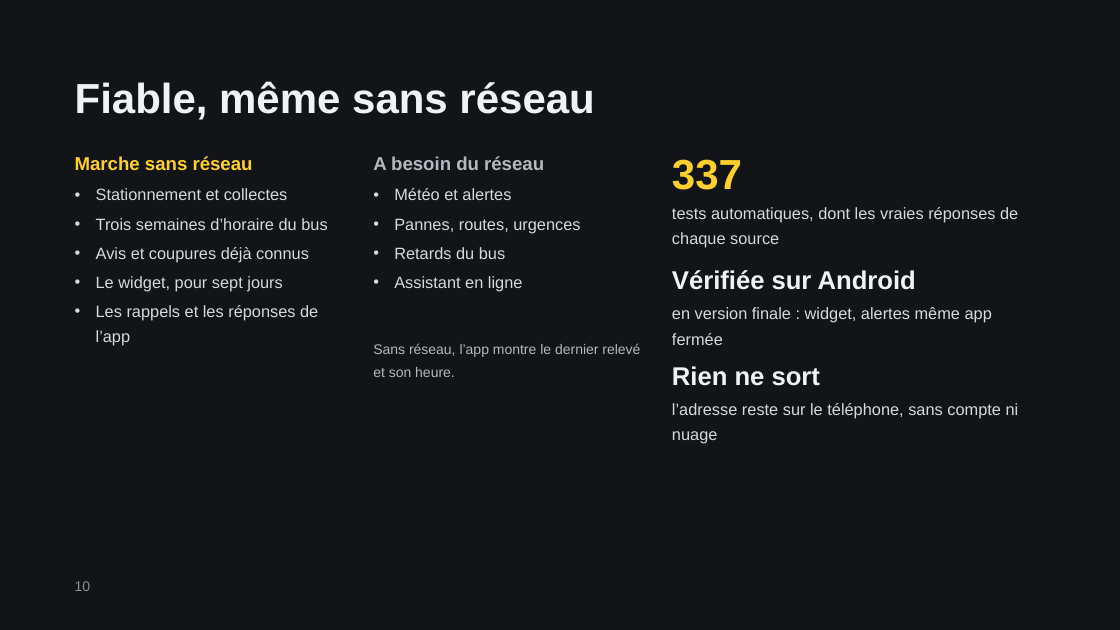
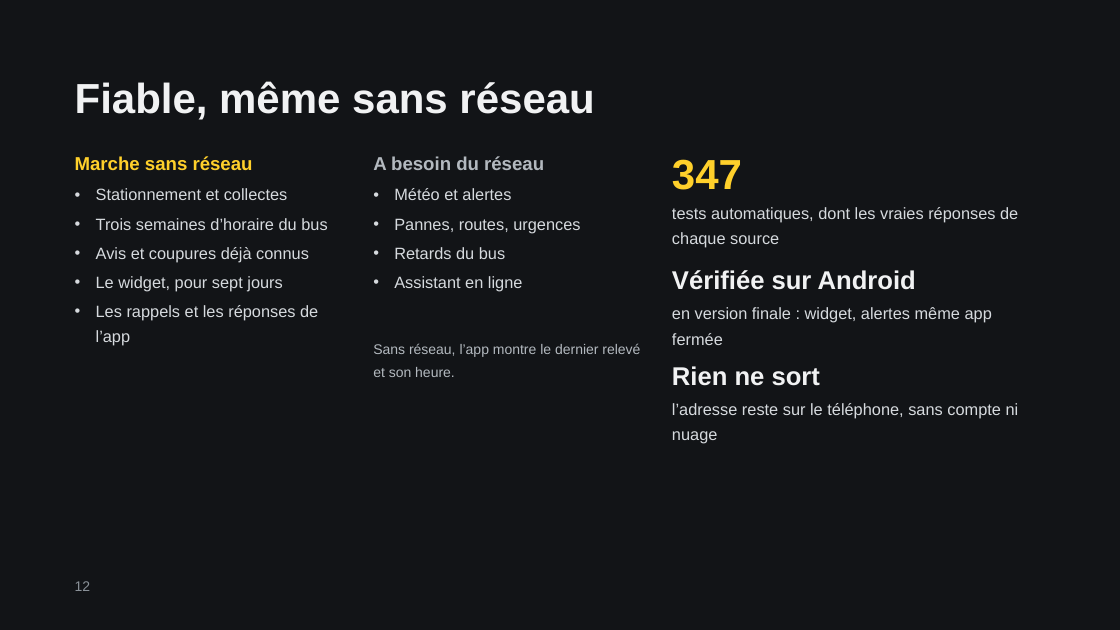
Before and after one commit to gotflo/saguenay_aujourdhui, a slide deck: slide 12 of Saguenay-Aujourdhui.pptx (slide 10 before the commit). Drawn at 1120x630 pixels with LibreOffice and Linux fonts; fonts in the diff are those of the drawing. Boxes give left, top, right and bottom in pixels: in the first picture for what was removed or moved away, otherwise in the second. Text is boxed around its words. In the diff, an @@ line names an element or a change of style, - is before the commit and + after.

```diff
--- a/Saguenay-Aujourdhui.pptx
+++ b/Saguenay-Aujourdhui.pptx
@@ text at box(672, 159, 742, 190): text changed @@
-337
+347
@@ page number at box(75, 581, 91, 591): text changed @@
-10
+12
```
Also in this commit, not shown: 2 other slides changed, 2 slides added, 2 other files.
